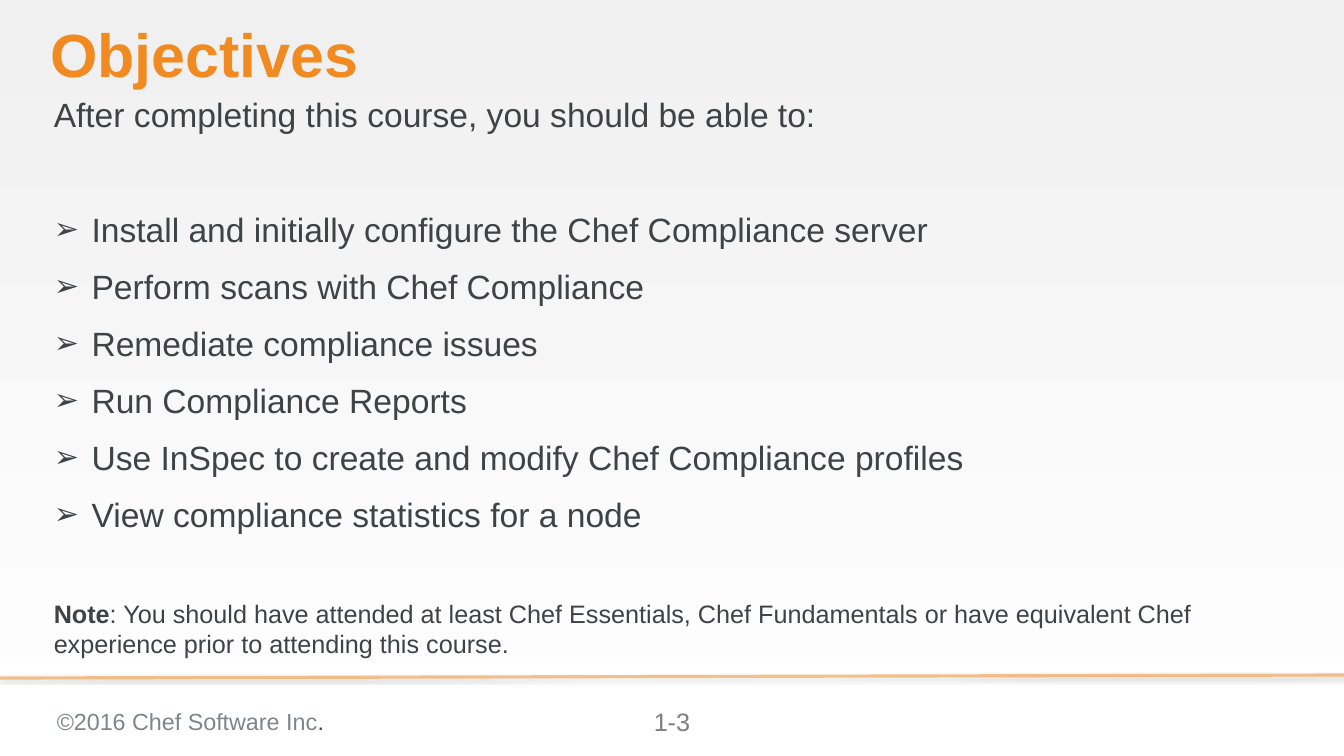
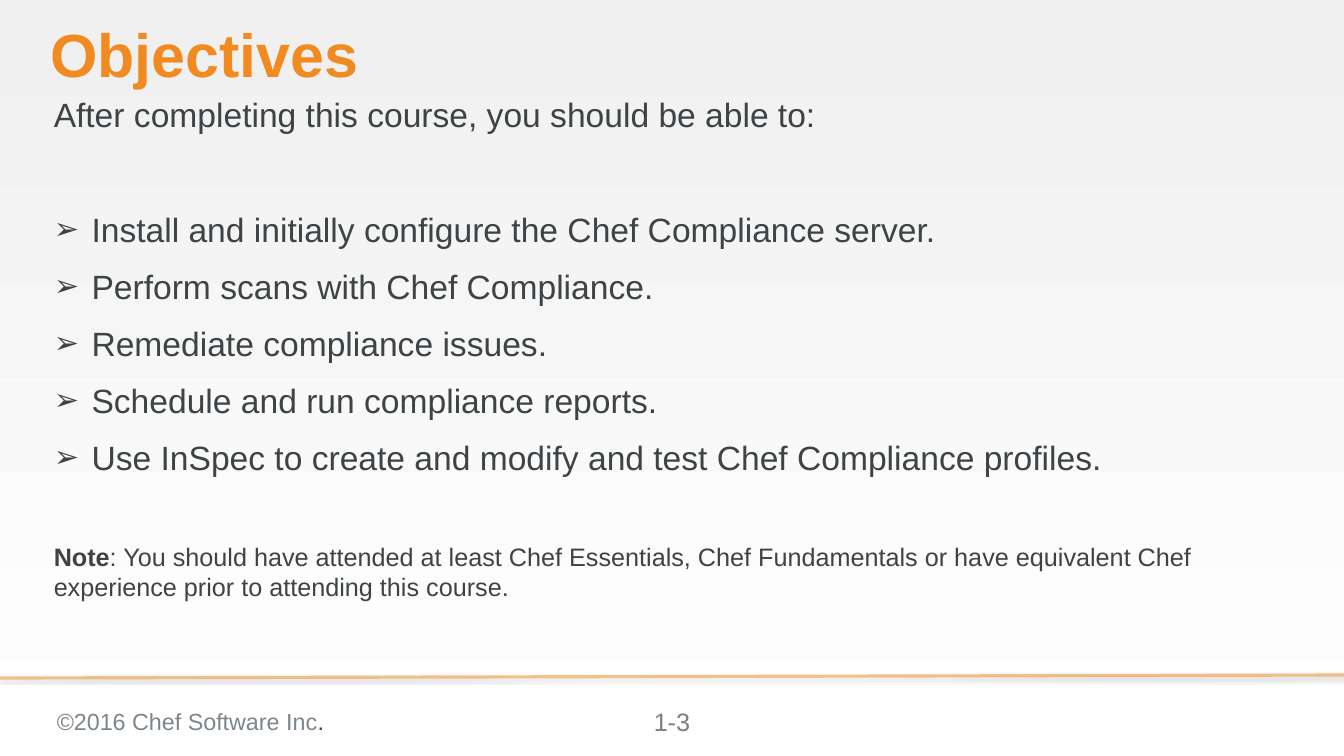
Before and after one commit to bchamby/chef-compliance-installation-configuration-operation, a slide deck: slide 3 of 01-Intro.pptx. Drawn at 1344x756 pixels with LibreOffice and Linux fonts; fonts in the diff are those of the drawing; background and template pictures are left out. Boxes give left, top, right and bottom in pixels: in the first picture for what was removed or moved away, otherwise in the second. Text is boxed around its words. In the diff, an @@ line names an element or a change of style, - is before the commit and + after.

```diff
--- a/01-Intro.pptx
+++ b/01-Intro.pptx
@@ text at [92, 217, 1102, 477]: text changed @@
-➢ Install and initially configure the Chef Compliance server
-➢ Perform scans with Chef Compliance
-➢ Remediate compliance issues
-➢ Run Compliance Reports
-➢ Use InSpec to create and modify Chef Compliance profiles
-➢ View compliance statistics for a node
+➢ Install and initially configure the Chef Compliance server.
+➢ Perform scans with Chef Compliance.
+➢ Remediate compliance issues.
+➢ Schedule and run compliance reports.
+➢ Use InSpec to create and modify and test Chef Compliance profiles.
```
Also in this commit, not shown: 5 other slides changed, 2 slides added.
